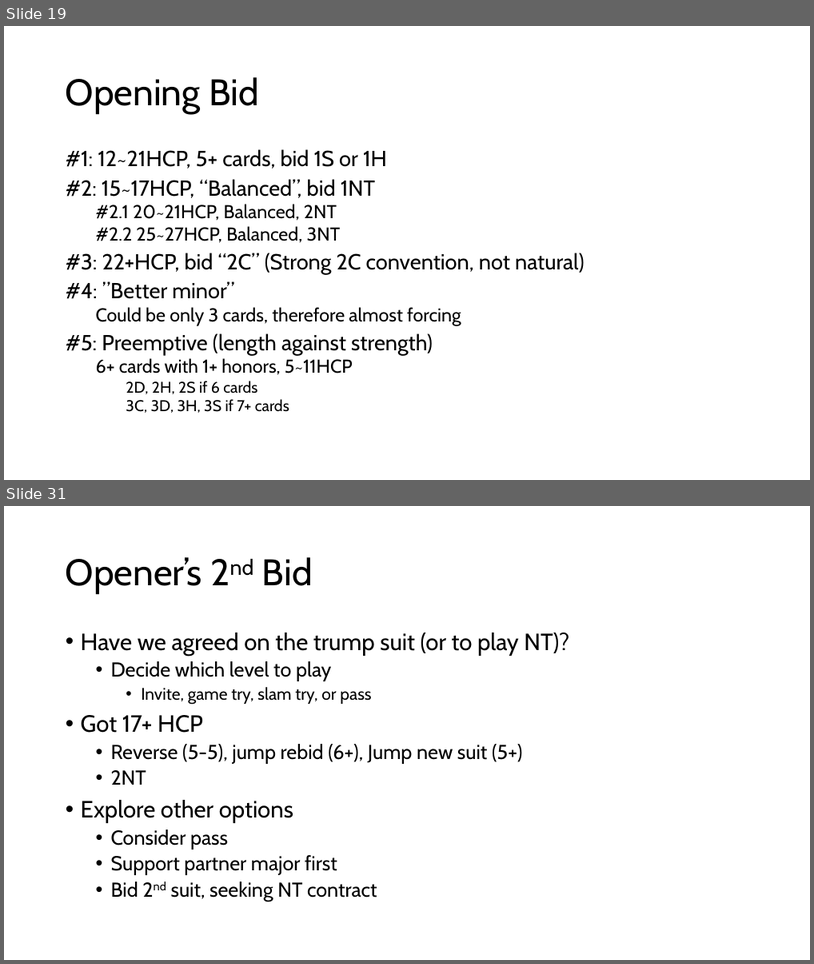
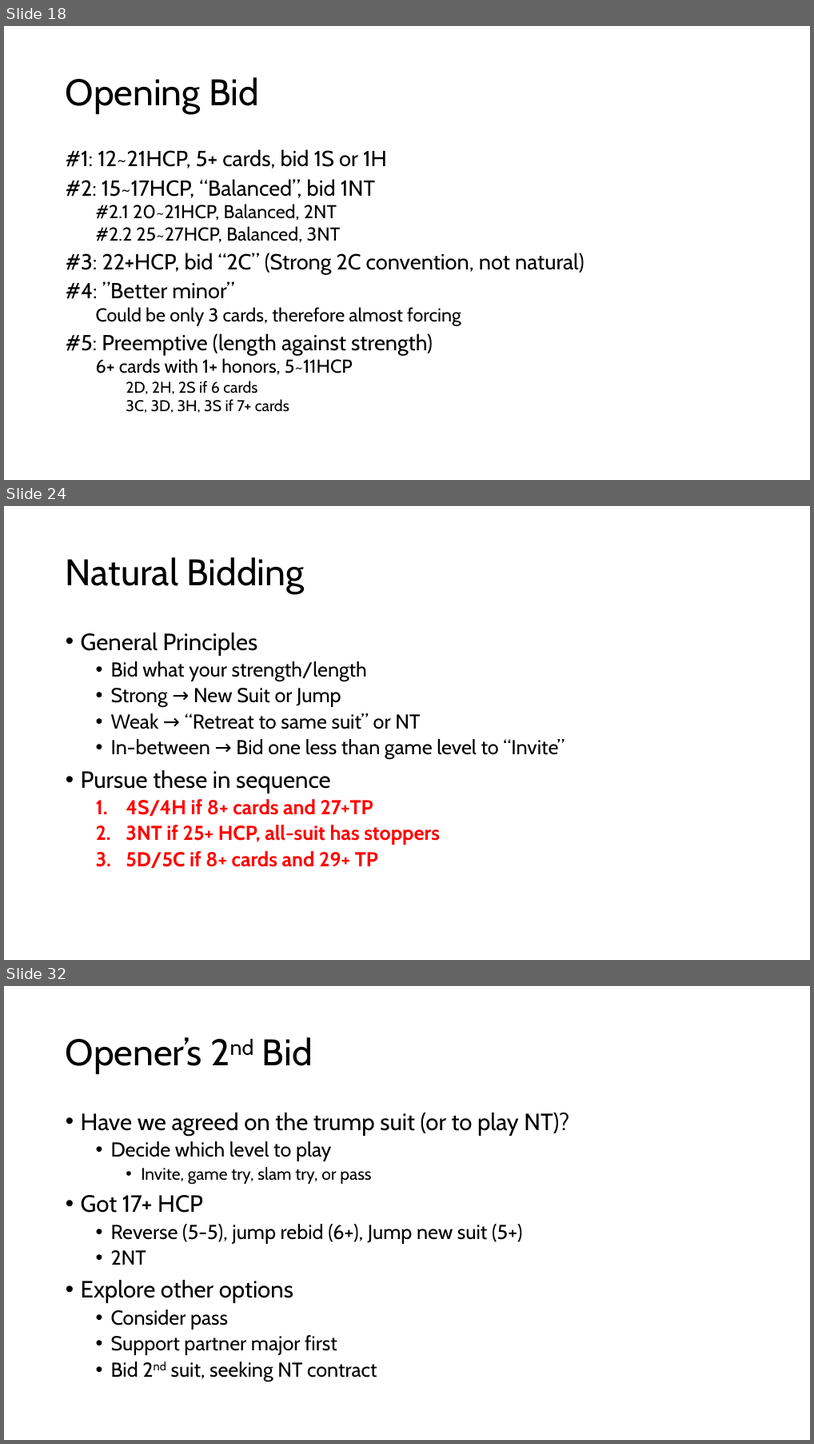
Before and after one commit to sywhub/bridge101, a slide deck: lectures.pptx. Shown one above the other, each under a label of ours: slides 19 and 31 before the commit, slides 18, 24 and 32 after it; the slides between them are not shown. The pictures are 814x964 and 814x1444 pixels, drawn with LibreOffice and Linux fonts; fonts in the diff are those of the drawing; background and template pictures are left out. Boxes give left, top, right and bottom in pixels: in the first picture for what was removed or moved away, otherwise in the second. Text is boxed around its words. In the diff, an @@ line names an element or a change of style, - is before the commit and + after.

```diff
--- a/lectures.pptx
+++ b/lectures.pptx
@@ slide 24 added at bbox=[4, 506, 810, 960], background #FFFFFF @@
@@ title added at bbox=[66, 557, 304, 594], 44 pt, text #000000 @@
+Natural Bidding
@@ text added at bbox=[81, 632, 565, 868], 24 pt, text #000000 @@
+• General Principles
+  • Bid what your strength/length
+  • Strong → New Suit or Jump
+  • Weak → “Retreat to same suit” or NT
+  • In-between → Bid one less than game level to “Invite”
+• Pursue these in sequence
+  1. 4S/4H if 8+ cards and 27+TP
+  2. 3NT if 25+ HCP, all-suit has stoppers
+  3. 5D/5C if 8+ cards and 29+ TP
@@ what was slide 19 is now slide 18 @@
@@ what was slide 31 is now slide 32 @@
```
Also in this commit, not shown: 3 slides changed, 16 other slides added, 2 slides removed, 3 other files.
